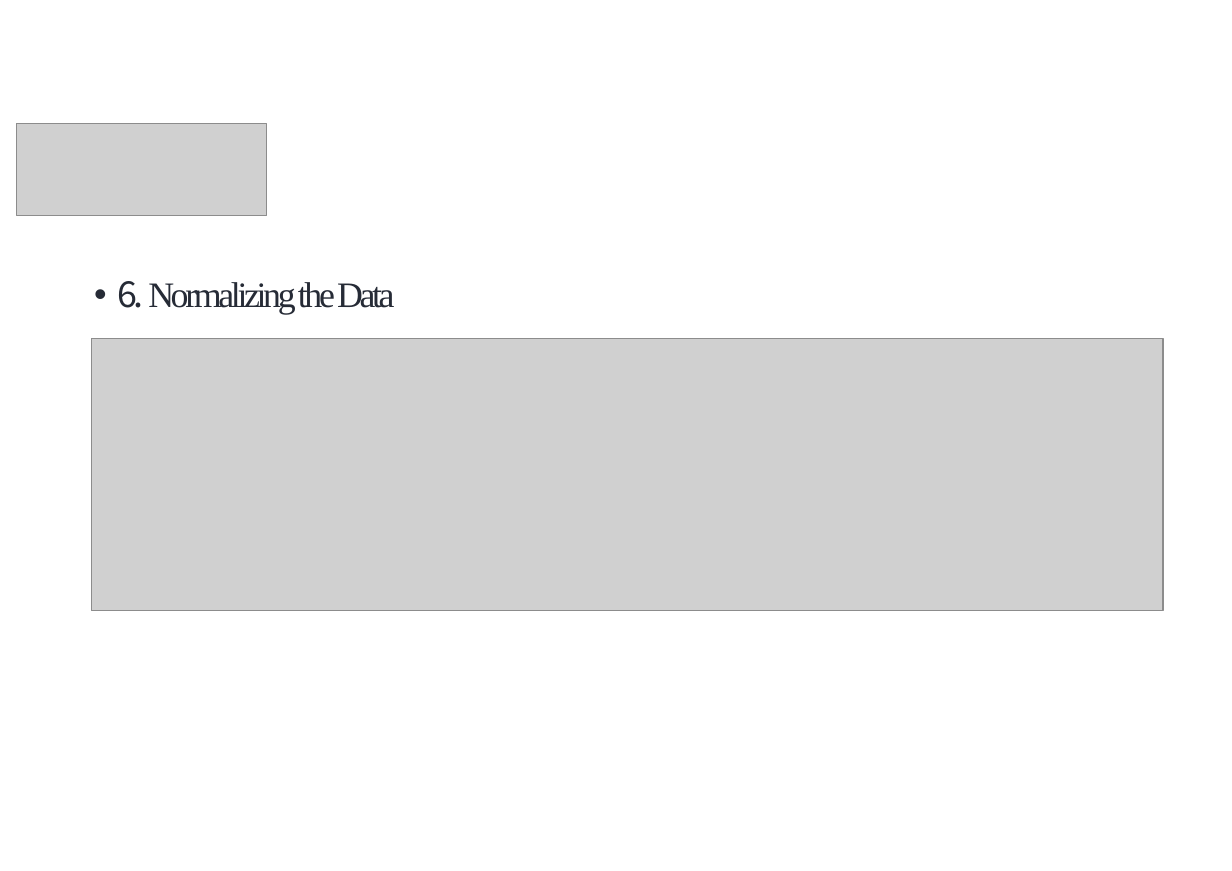
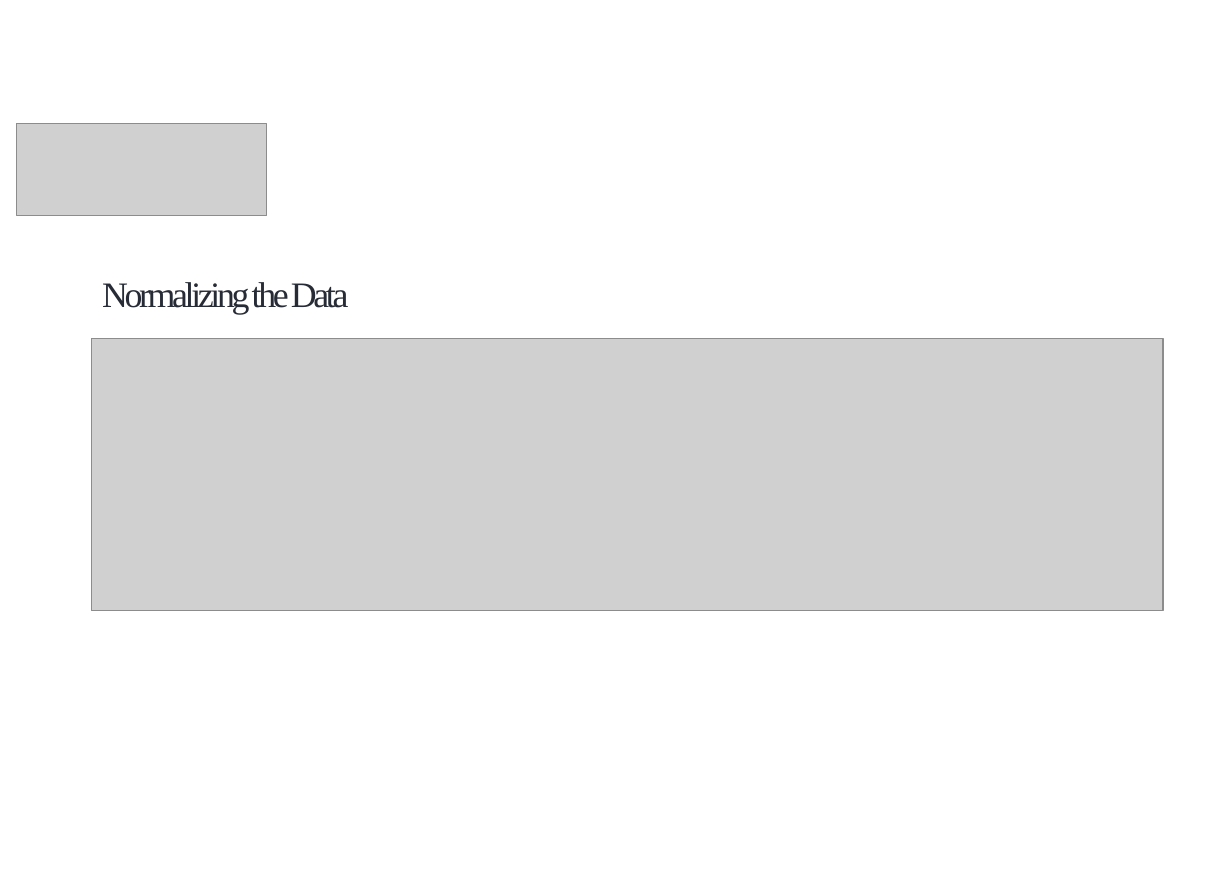
Before and after one commit to priyanshimaheshwari/Navigating-Stock-Markets-with-LSTM-Insights, a slide deck: slide 15 of AI_Project.pptx. Drawn at 1232x871 pixels with LibreOffice and Linux fonts; fonts in the diff are those of the drawing; grey boxes stand for pictures. Boxes give left, top, right and bottom in pixels: in the first picture for what was removed or moved away, otherwise in the second. Text is boxed around its words. In the diff, an @@ line names an element or a change of style, - is before the commit and + after.

```diff
--- a/AI_Project.pptx
+++ b/AI_Project.pptx
@@ text at <box>102,282,348,315</box>: text changed @@
-• 6. Normalizing the Data
+Normalizing the Data
```
Also in this commit, not shown: 3 other slides changed.
